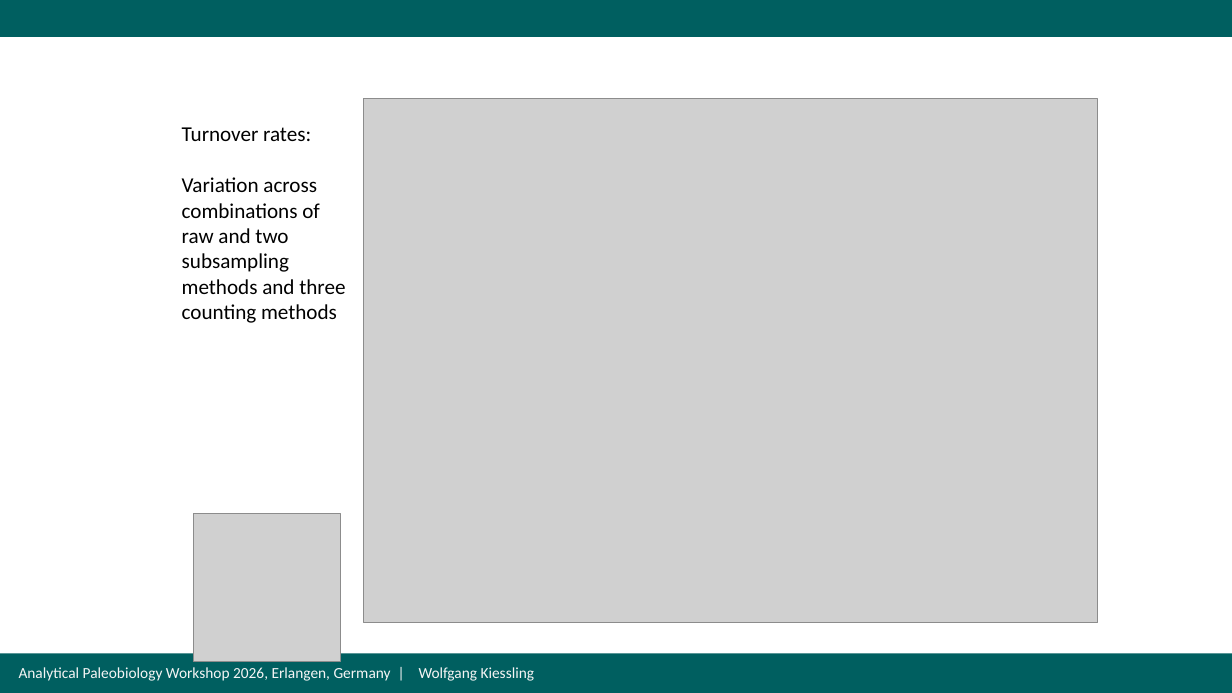
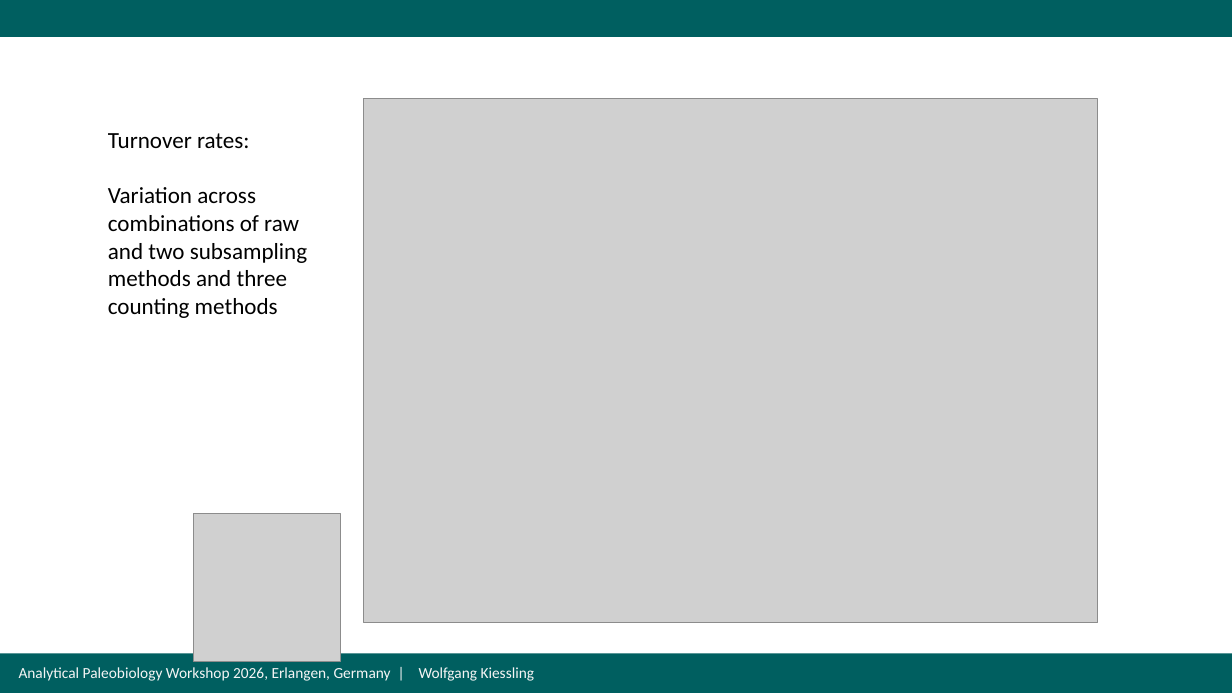
Before and after one commit to FAU-Paleo/apw_2026, a slide deck: slide 65 of docs/data/paleodiversity/Day3_Wolfgang/GlobalDiversity2026.pptx (slide 61 before the commit). Drawn at 1232x693 pixels with LibreOffice and Linux fonts; fonts in the diff are those of the drawing; grey boxes stand for pictures. Boxes give left, top, right and bottom in pixels: in the first picture for what was removed or moved away, otherwise in the second. Text is boxed around its words. In the diff, an @@ line names an element or a change of style, - is before the commit and + after.

```diff
--- a/docs/data/paleodiversity/Day3_Wolfgang/GlobalDiversity2026.pptx
+++ b/docs/data/paleodiversity/Day3_Wolfgang/GlobalDiversity2026.pptx
@@ text "Turnover rates:" moved from (x1=182, y1=127, x2=345, y2=323) to (x1=108, y1=133, x2=307, y2=318) @@
@@ text "Turnover rates:" at (x1=108, y1=133, x2=307, y2=318): size 16.5 to 18 pt @@
```
Also in this commit, not shown: 6 other slides changed, 5 slides added.
